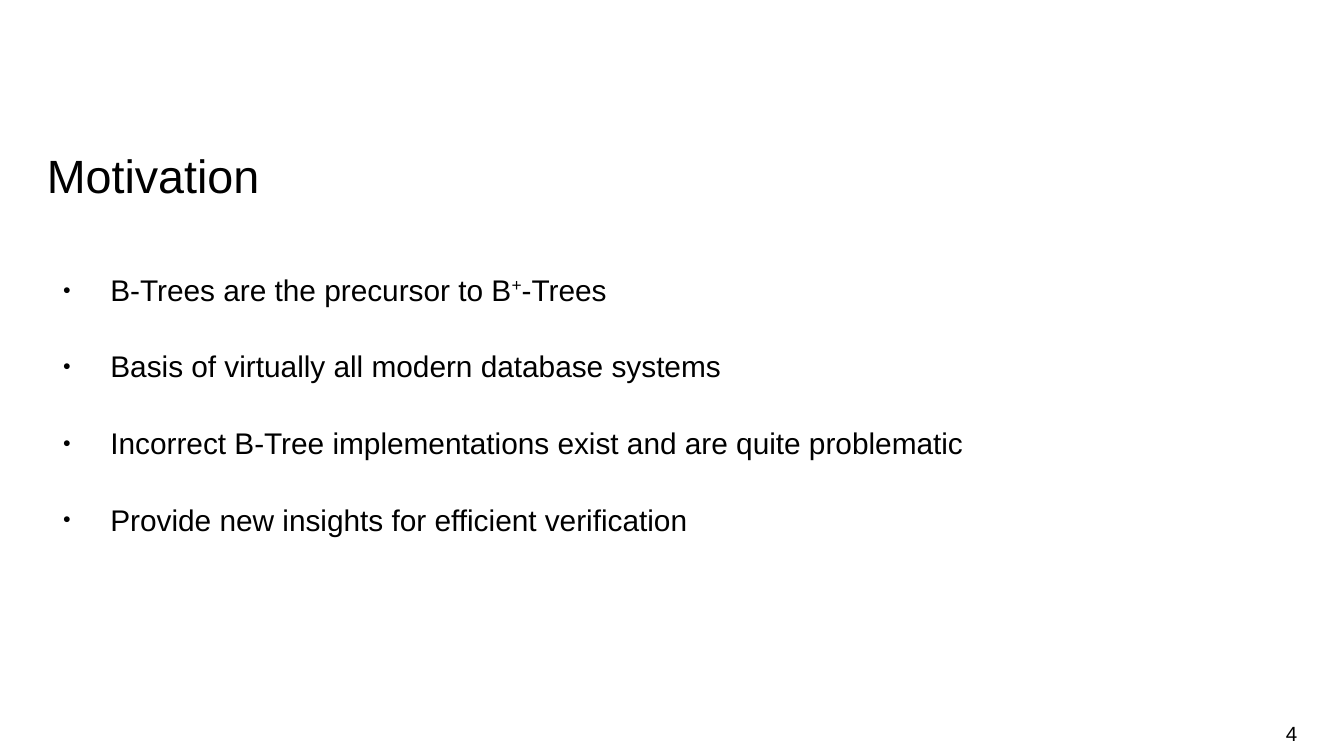
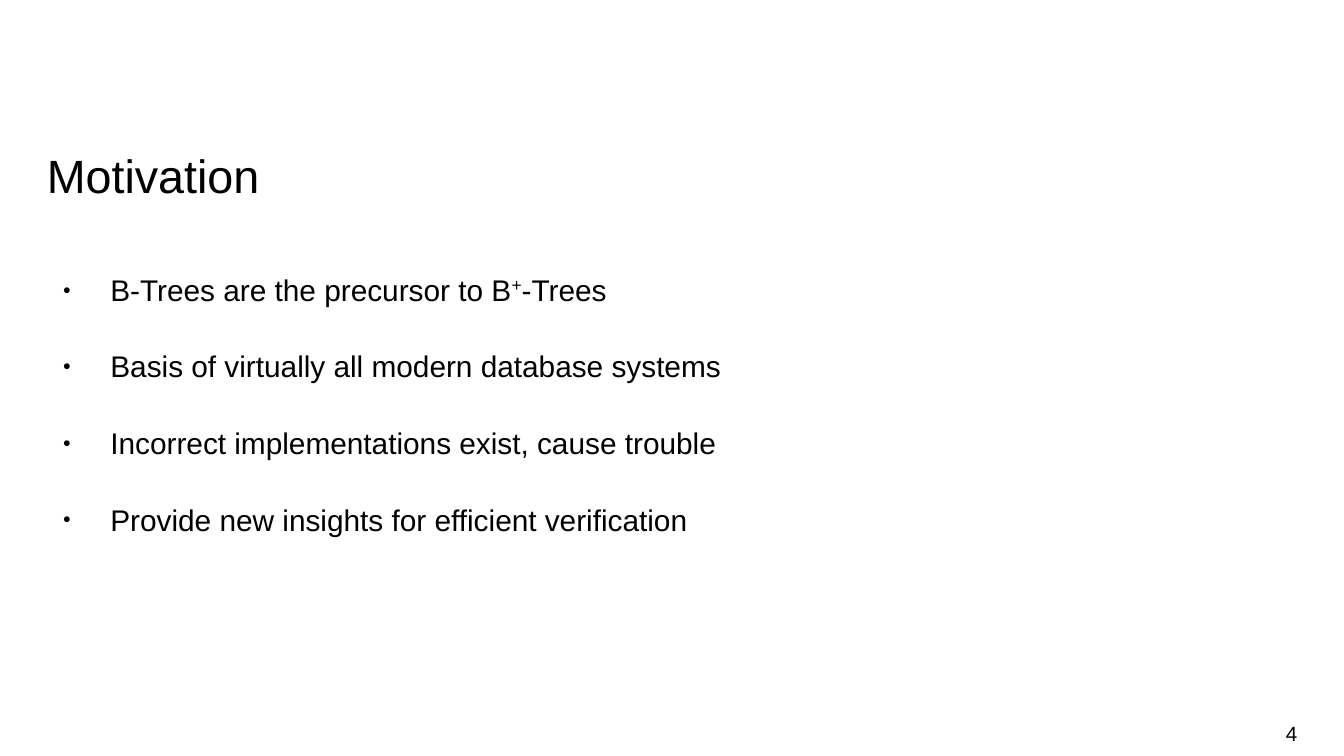
Before and after one commit to nielstron/btrees-thesis, a slide deck: slide 4 of colloqium.odp. Drawn at 1344x756 pixels with LibreOffice and Linux fonts; fonts in the diff are those of the drawing. Boxes give left, top, right and bottom in pixels: in the first picture for what was removed or moved away, otherwise in the second. Text is boxed around its words. In the diff, an @@ line names an element or a change of style, - is before the commit and + after.

```diff
--- a/colloqium.odp
+++ b/colloqium.odp
@@ text at <box>110,432,716,460</box>: text changed @@
-● Incorrect B-Tree implementations exist and are quite problematic
+● Incorrect implementations exist, cause trouble
```
Also in this commit, not shown: 3 other slides changed.
